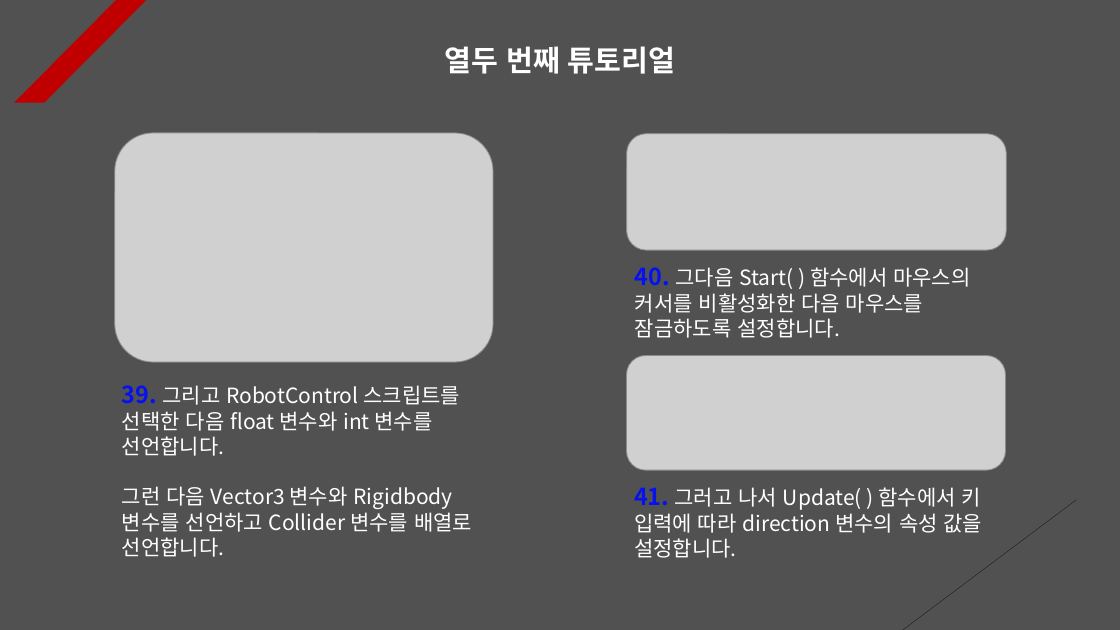
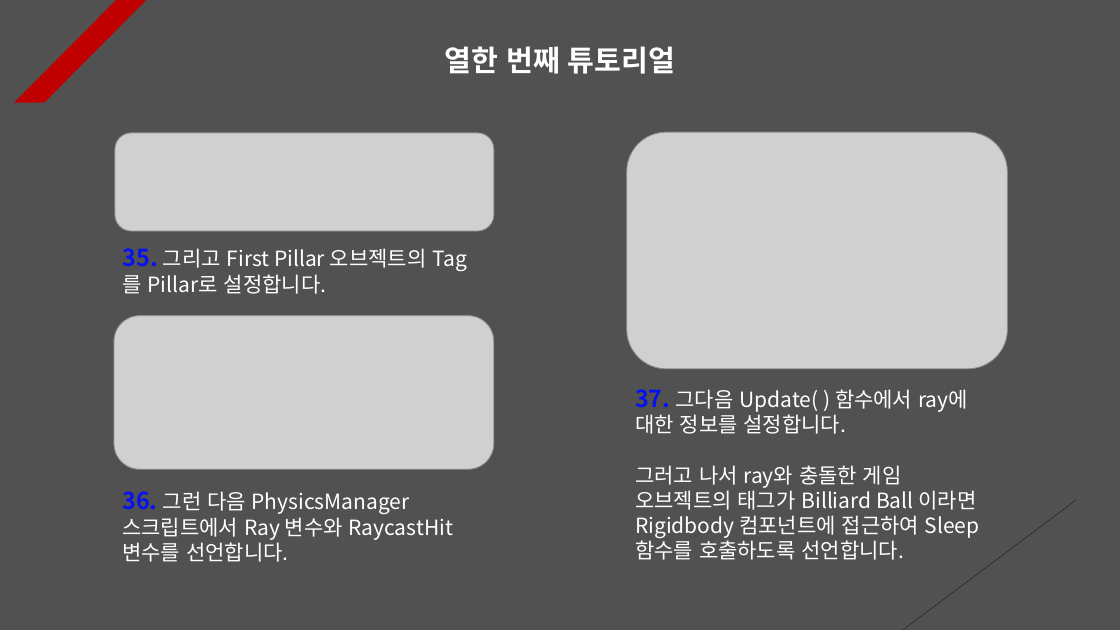
Before and after one commit to Unity2033/3D-UnityEngine, a slide deck: slide 11 of Assets/Physics/PPT Data/Physics Example.pptx (slide 12 before the commit). Drawn at 1120x630 pixels with LibreOffice and Linux fonts; fonts in the diff are those of the drawing; grey boxes stand for pictures. Boxes give left, top, right and bottom in pixels: in the first picture for what was removed or moved away, otherwise in the second. Text is boxed around its words. In the diff, an @@ line names an element or a change of style, - is before the commit and + after.

Commit message:
Physics Tutorial Renewal
- Implemented to randomly set the
  interpolation method of the rigid
  body when the collision with the
  game object is over

- Implementation of Billiard Ball
  object to physically move

- Implementation of setting the
  rigid body to sleep mode when a
  specific tag is selected using
  raycast

- Delete resource data

- Physical PPT data update

```diff
--- a/Assets/Physics/PPT Data/Physics Example.pptx
+++ b/Assets/Physics/PPT Data/Physics Example.pptx
@@ text at <box>445,46,675,74</box>: text changed @@
-열두 번째 튜토리얼
+열한 번째 튜토리얼
@@ picture removed at <box>115,133,493,362</box> @@
@@ picture added at <box>115,133,494,231</box> @@
@@ picture: place and size @@
-picture at <box>627,134,1007,250</box>
+picture at <box>627,132,1007,369</box>
@@ text added at <box>122,248,427,294</box>, 18 pt, text #FFFFFF @@
+35. 그리고 First Pillar 오브젝트의 Tag를 Pillar로 설정합니다.
@@ picture added at <box>114,316,494,470</box> @@
@@ picture removed at <box>627,355,1006,470</box> @@
@@ text at <box>635,389,980,560</box>: text changed @@
-40. 그다음 Start( ) 함수에서 마우스의 커서를 비활성화한 다음 마우스를 잠금하도록 설정합니다.
+37. 그다음 Update( ) 함수에서 ray에 대한 정보를 설정합니다.
+그러고 나서 ray와 충돌한 게임 오브젝트의 태그가 Billiard Ball 이라면 Rigidbody 컴포넌트에 접근하여 Sleep 함수를 호출하도록 선언합니다.
@@ text at <box>122,491,453,562</box>: text changed @@
-39. 그리고 RobotControl 스크립트를 선택한 다음 float 변수와 int 변수를 선언합니다.
-그런 다음 Vector3 변수와 Rigidbody 변수를 선언하고 Collider 변수를 배열로 선언합니다.
+36. 그런 다음 PhysicsManager 스크립트에서 Ray 변수와 RaycastHit 변수를 선언합니다.
@@ text removed at <box>634,487,983,558</box> @@
-41. 그러고 나서 Update( ) 함수에서 키 입력에 따라 direction 변수의 속성 값을 설정합니다.
```
Also in this commit, not shown: 12 other slides changed, 3 slides added, 1 slide removed, 14 other files.
